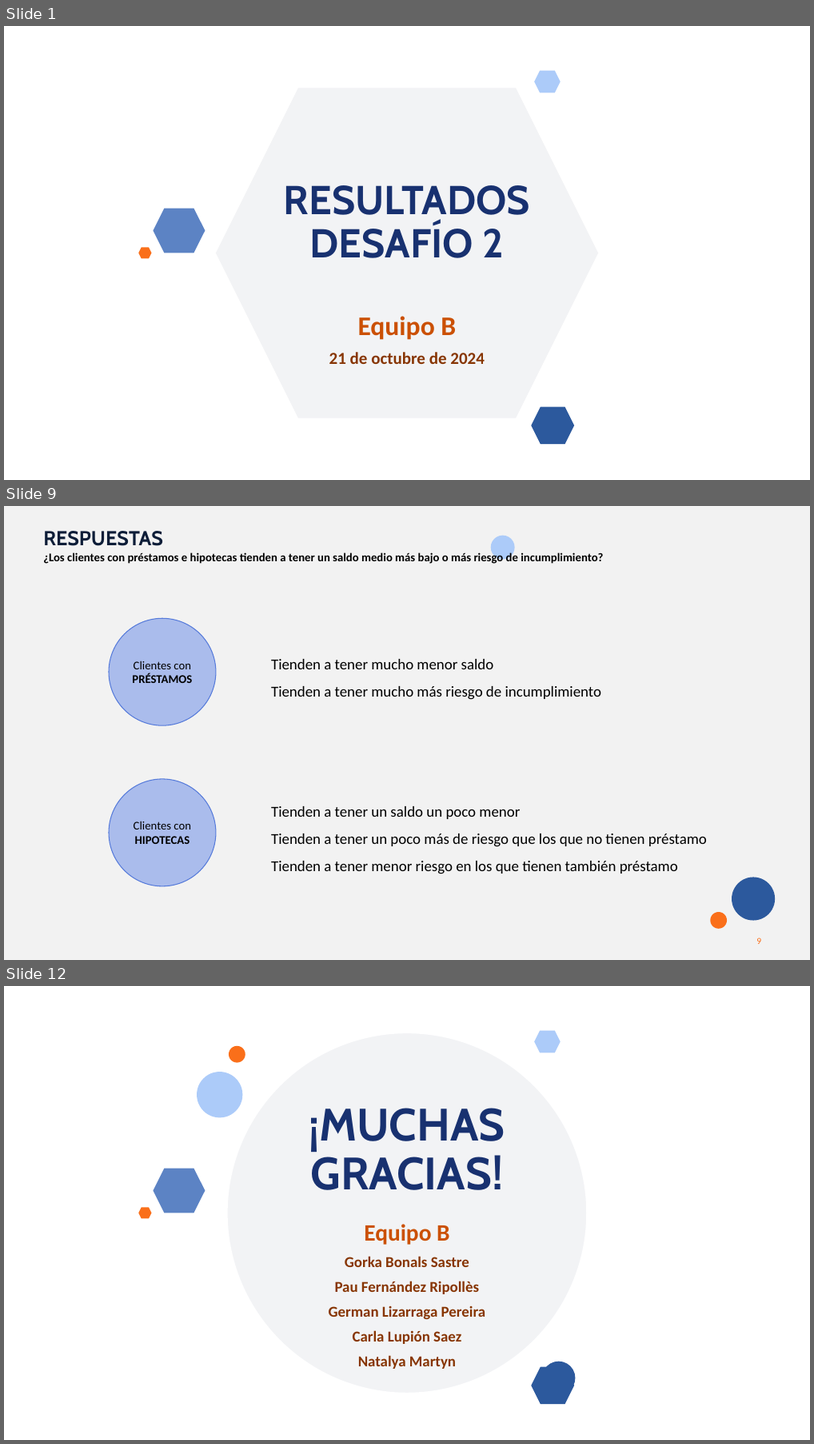
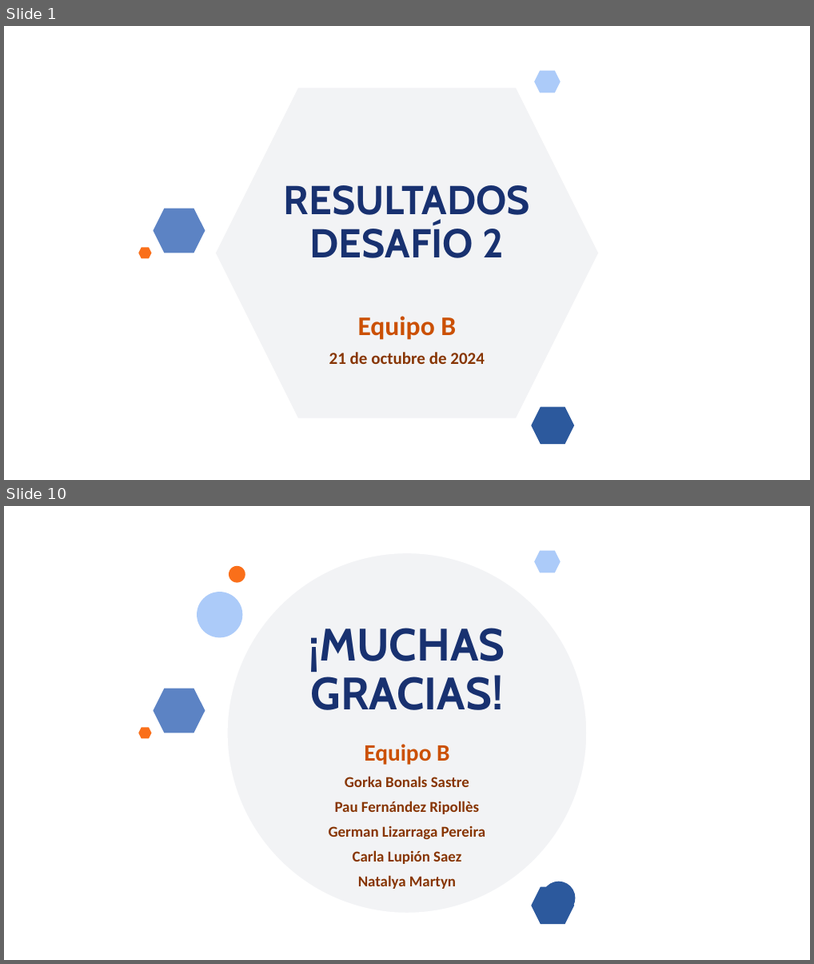
Before and after one commit to MarinaTorba/PersonalDataProrjects, a slide deck: Equip_B/results/S2_Presentacion_Finanzas.pptx. Shown one above the other, each under a label of ours: slides 1, 9 and 12 before the commit, slides 1 and 10 after it; the slides between them are not shown. The pictures are 814x1444 and 814x964 pixels, drawn with LibreOffice and Linux fonts; fonts in the diff are those of the drawing; background and template pictures are left out. Boxes give left, top, right and bottom in pixels: in the first picture for what was removed or moved away, otherwise in the second. Text is boxed around its words. In the diff, an @@ line names an element or a change of style, - is before the commit and + after.

```diff
--- a/Equip_B/results/S2_Presentacion_Finanzas.pptx
+++ b/Equip_B/results/S2_Presentacion_Finanzas.pptx
@@ slide 9 removed at [4,506,810,960], background #F2F2F2 @@
@@ text removed at [43,531,603,564] @@
-RESPUESTAS
-¿Los clientes con préstamos e hipotecas tienden a tener un saldo medio más bajo o más riesgo de incumplimiento?
@@ ellipse removed at [491,535,515,560] @@
@@ ellipse removed at [109,619,216,725] @@
-Clientes con
-PRÉSTAMOS
@@ text removed at [271,659,602,700] @@
-Tienden a tener mucho menor saldo
-Tienden a tener mucho más riesgo de incumplimiento
@@ ellipse removed at [109,779,216,886] @@
-Clientes con
-HIPOTECAS
@@ text removed at [271,806,707,874] @@
-Tienden a tener un saldo un poco menor
-Tienden a tener un poco más de riesgo que los que no tienen préstamo
-Tienden a tener menor riesgo en los que tienen también préstamo
@@ ellipse removed at [732,877,776,920] @@
@@ ellipse removed at [710,912,727,928] @@
@@ rectangle removed at [4,929,174,960] @@
@@ page number removed at [757,937,762,944] @@
-9
@@ what was slide 12 is now slide 10 @@
```
Also in this commit, not shown: 8 slides changed, 1 other slide removed.
